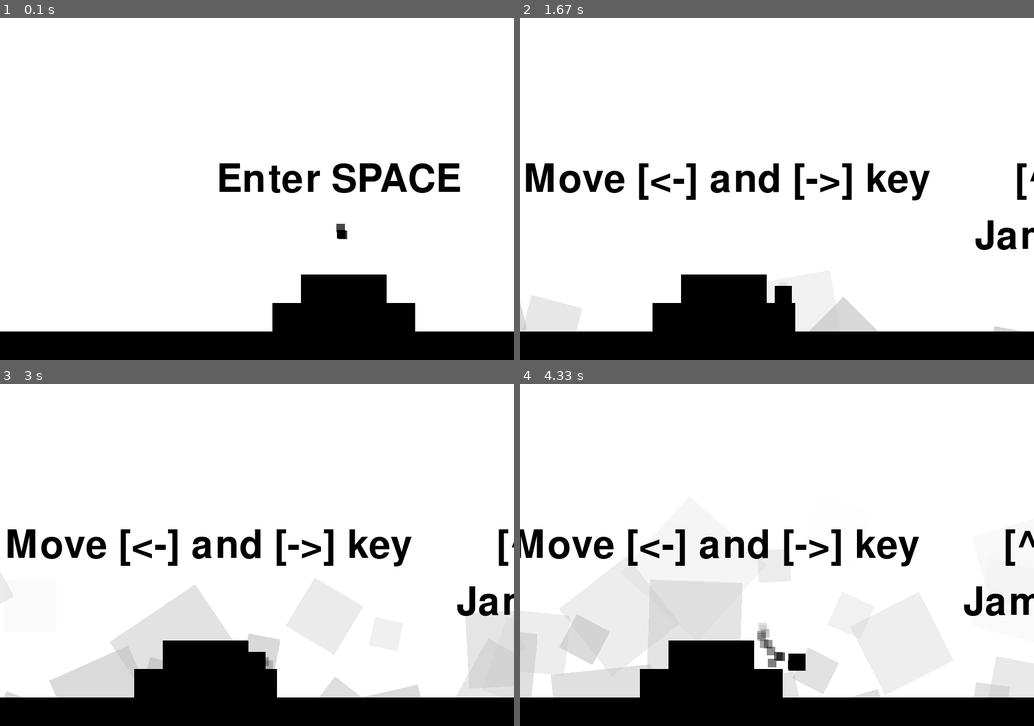
Above: before the commit, frames 1-4 (two rows, left to right).
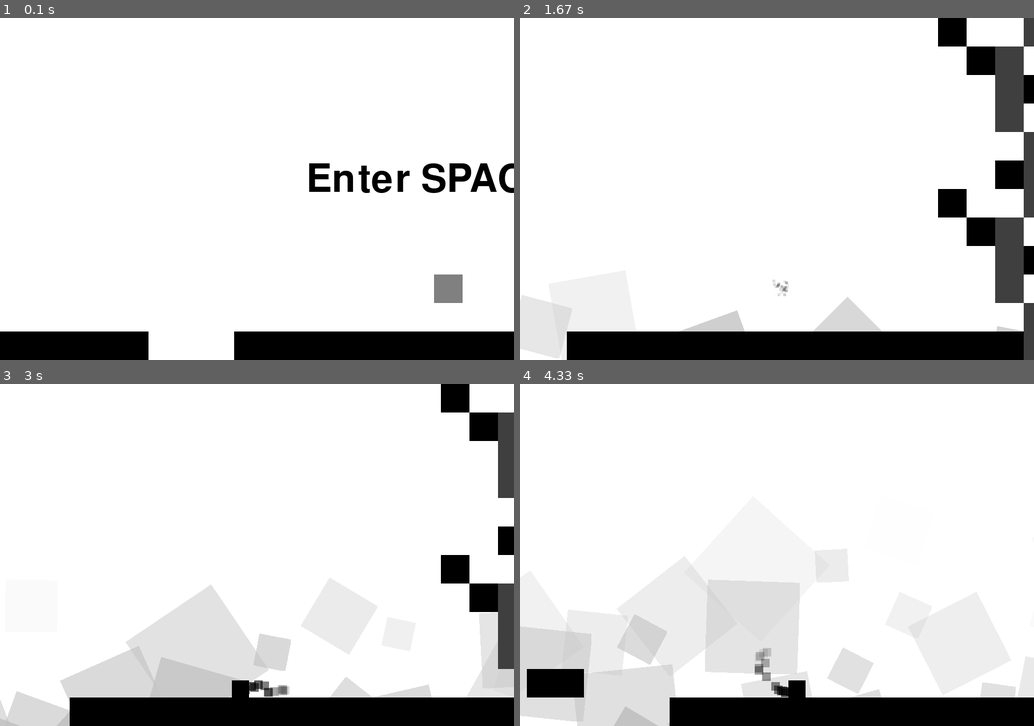
Above: after the commit, the same moments.

Repository: AtoKashinoki/NonCrect
Game: pygame game, started from tests/run.py
Two runs of this game, one before a commit and one after it. Both use one fixed random seed, a clock stepped at 60 frames per second and the inputs below.
Inputs:
- Up to frame 1 (0.1 s): no input
- Up to frame 2 (1.67 s): tap Space at 0.33, 0.73, 1.03 s; hold R 0.67-1.13 s; hold Right 0.67-1.13 s
- Up to frame 3 (3 s): tap Space at 2.23, 2.53, 2.73 s; hold Left from 2.67 s (still down)
- Up to frame 4 (4.33 s): tap Space at 3.03, 3.3, 3.6, 3.73, 4.13 s; release Left at 3.2 s; hold Left 3.23-3.63 s; hold Up 3.67-4.03 s; hold Right from 4.07 s (still down)

The runs differ from the first frame. In frame 1, 8.0% of the frame differs, in the area x 28-100%, y 42-100%; in frame 2, 14%; in frame 3, 14%; in frame 4, 16%, in the area x 0-100%, y 42-100%.

Commit message:
Add stage and Checkpoint

Diff:
--- a/src/NonCrect/Engine.py
+++ b/src/NonCrect/Engine.py
@@ -3,13 +3,12 @@
 from time import time
 import pygame as pg
 from .objects import (
-    Object,
     Charactor,
     Land,
     KillZone,
     BackGround,
     Unseen,
-    Texts,
+    Texts, CheckPoint, BackRect,
 )
 from .Camera import Camera
 
@@ -30,13 +29,46 @@
 ] + [
     (61, 1, 9, 1),
 ] + [
-    (73+(i+2)*4, 4-abs(i), 1, 1)
+    (73+(i+2)*5, 4-abs(i), 2, 1)
     for i in range(-2, 3)
 ] + [
-    (93, 1, 12, 1)
+    (98, 1, 15, 1),
+] + [
+    (
+        111 if i%6==0 else
+        113 if i%6==1 else
+        115 if i%6==2 else
+        116 if i%6==3 else
+        114 if i%6==4 else
+        112,
+        i,
+        1, 1
+    )
+    for i in range(22)
+] + [
+    (112, 24, 4, 1),
+    (111, 27, 1, 3),
+    (116, 27, 1, 3),
+    (113, 26, 2, 1),
+    (112, 28, 4, 1),
+] + [
+    (119+i*3, 21, 1, 1)
+    for i in range(5)
 ]
 
-spawn_point = (12, 5)
+
+back_rect_units = [
+    (114-i%2, 2+(i*3), 1, 3)
+    for i in range(8)
+]
+
+spawn_point = (105, 5)
+
+check_point_units = [
+    (43, 3, 1, 1),
+    (65, 3, 1, 1),
+    (105, 3, 1, 1),
+]
 
 kill_units = [
     (18*i, -1, 18, 1)
@@ -54,6 +86,16 @@
     for rand_unit in set(lands_units)
 ]
 
+back_rects = [
+    BackRect(back_rect_unit)
+    for back_rect_unit in back_rect_units
+]
+
+check_point = [
+    CheckPoint(check_point_unit)
+    for check_point_unit in check_point_units
+]
+
 kills = [
     KillZone(kill_unit)
     for kill_unit in set(kill_units)
@@ -67,7 +109,9 @@
     def __init__(self, fps = 60):
         self.fps = fps
         self.size = (900, 600)
-        self.objects = [BackGround(), Texts()] + unseen + lands + kills
+        self.objects = [BackGround(), Texts()] + \
+                       unseen + lands + kills + back_rects + \
+                       check_point
         return
 
     def __start__(self, camera):
@@ -78,6 +122,7 @@
         return
 
     def __update__(self, events: list[pg.event.Event], delta_t, camera) -> int | None:
+        global spawn_point
         for event in events:
             if event.type == pg.QUIT:
                 return -1
@@ -86,6 +131,8 @@
                 ...
             ...
         [obj.__update__(pg.key.get_pressed(), delta_t, self.objects, camera) for obj in self.objects]
+        chars = [obj for obj in self.objects if isinstance(obj, Charactor)]
+        if not len(chars) == 0: spawn_point = chars[0].spawn_point
         self.objects = [obj for obj in self.objects if not obj.killing]
         if not Charactor in map(type, self.objects):
             charactor = Charactor(spawn_point)
--- a/src/NonCrect/objects.py
+++ b/src/NonCrect/objects.py
@@ -81,9 +81,12 @@
     dash_cool = None
     afterimages = None
     afterimage_cool = None
-    death = None
+    death_f = None
     spawn = None
+    spawn_point = None
     control = None
+
+    def get_spawn_point(self): return self.spawn_point
 
     def __init__(self, pos_unit):
         super().__init__(
@@ -94,12 +97,28 @@
         self.dash_cool = 0
         self.afterimages = []
         self.afterimage_cool = 0
-        self.death = False
+        self.death_f = False
         self.spawn = True
+        self.spawn_point = pos_unit
         self.control = True
         return
 
     def __start__(self, camera): ...
+
+    def death(self):
+        [
+            self.afterimages.append(Afterimage(
+                [
+                    p + randrange(s - 5)
+                    for p, s in zip(self.position, self.size)
+                ],
+                (5, 5),
+                (randrange(14) + 1) / 10
+            ))
+            for _ in range(60)
+        ]
+        self.death_f = True
+        return
 
     def __update__(self, key_pressed, delta_t, objects, camera):
 
@@ -109,7 +128,7 @@
             if afterimage.__update__(key_pressed, delta_t, objects, camera)
         ]
 
-        if self.death:
+        if self.death_f:
             if len(self.afterimages) == 0: self.kill()
             return
 
@@ -161,12 +180,16 @@
                 self.dash_cool = 30
                 ...
 
+            if key_pressed[pg.K_r]:
+                self.death()
+                ...
+
             ...
 
         lands = [
             obj
             for obj in objects
-            if isinstance(obj, Land) or isinstance(obj, KillZone)
+            if isinstance(obj, Land)
         ]
 
         for i in range(2):
@@ -176,19 +199,11 @@
                 self.rect[:2] = self.position
                 for land in lands:
                     if self.rect.colliderect(land.rect):
+                        if isinstance(land, CheckPoint):
+                            self.spawn_point = land.pos_unit
+                            continue
                         if isinstance(land, KillZone):
-                            [
-                                self.afterimages.append(Afterimage(
-                                    [
-                                        p + randrange(s - 5)
-                                        for p, s in zip(self.position, self.size)
-                                    ],
-                                    (5, 5),
-                                    (randrange(14)+1)/10
-                                ))
-                                for _ in range(60)
-                            ]
-                            self.death = True
+                            self.death()
                         if self.position[i] < land.position[i]:
                             self.position[i] = land.position[i] - self.size[i]
                             if i == 1: self.is_land = True
@@ -227,7 +242,7 @@
 
     def __render__(self, master: Surface):
         [afterimage.__render__(master) for afterimage in self.afterimages]
-        if not self.death and not self.spawn:
+        if not self.death_f and not self.spawn:
             super().__render__(master)
         return
 
@@ -390,6 +405,8 @@
 
     def __start__(self, camera):
         self.add_text("Enter SPACE", (400, 250), 100)
+        self.add_text("Enter SPACE", (2800, 250), 100)
+        self.add_text("Enter SPACE", (1800, 250), 100)
         self.Spawn = copy(self.texts)
         self.texts = []
         self.add_text("Move [<-] and [->] key", (250, 250), 100)
@@ -397,6 +414,9 @@
         self.add_text("Jamp!!", (1040, 350), 100)
         self.add_text("[Left Shift]", (1430, 250), 100)
         self.add_text("Dash!!!", (1490, 350), 100)
+        self.add_text("\Check point/", (1800, 350), 100)
+        self.add_text("Enter R", (2900, 250), 100)
+        self.add_text("Restart", (2900, 350), 100)
         self.Tutorial = copy(self.texts)
         self.texts = []
 
@@ -427,3 +447,63 @@
         return
 
     ...
+
+
+class CheckPoint(Land):
+
+    pos_unit = None
+    check = None
+    alpha = None
+
+    def __init__(self, land_unit):
+        super().__init__(land_unit)
+        self.alpha = 127
+        self.__surface__.fill("Black")
+        self.__surface__.set_alpha(self.alpha)
+        self.pos_unit = land_unit[:2]
+        self.check = False
+        return
+
+    def __update__(self, key_pressed, delta_t, objects, camera):
+        chara_object = [obj for obj in objects if isinstance(obj, Charactor)]
+        for chara in chara_object:
+            if self.rect.colliderect(chara):
+                self.check = True
+                ...
+            continue
+        if not self.check: return
+
+        self.alpha -= 3
+        self.__surface__ = pg.transform.rotozoom(self.__surface__, 0, 1.03)
+        rect = self.__surface__.get_rect()
+        self.position = [
+            p-(rs-s)/2
+            for p, s, rs in zip(self.position, self.size, rect[2:])
+        ]
+        self.size = rect[2:]
+        self.__surface__.set_alpha(self.alpha)
+
+        if self.alpha < 0: self.killing = True
+        return
+
+    def __render__(self, master):
+        Object.__render__(self, master)
+        return
+
+    ...
+
+
+class BackRect(Object):
+
+    def __init__(self, rect_unit):
+        super().__init__(
+            [rect_unit[0] * 50, (rect_unit[1] - 12) * -50],
+            [s * 50 for s in rect_unit[2:]],
+        )
+        self.__surface__.fill((63, 63, 63))
+        return
+
+    def __start__(self, camera): ...
+    def __update__(self, key_pressed, delta_t, objects, camera): ...
+
+    ...
